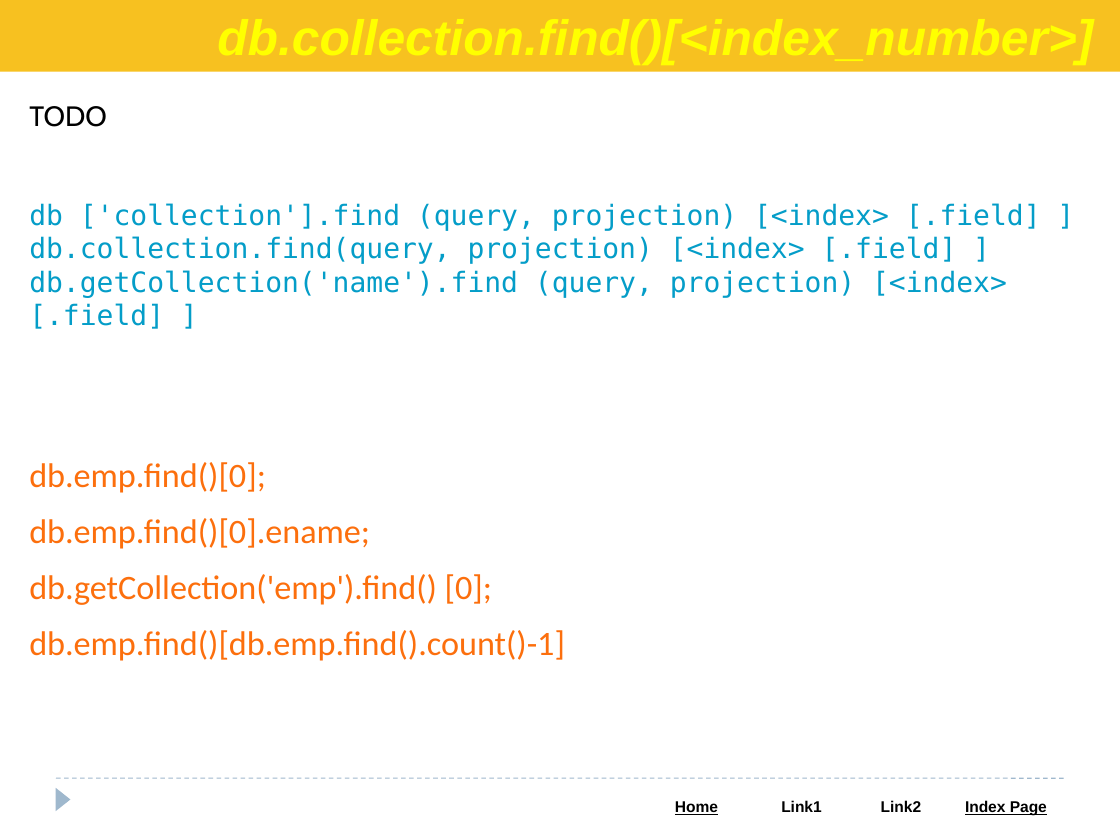
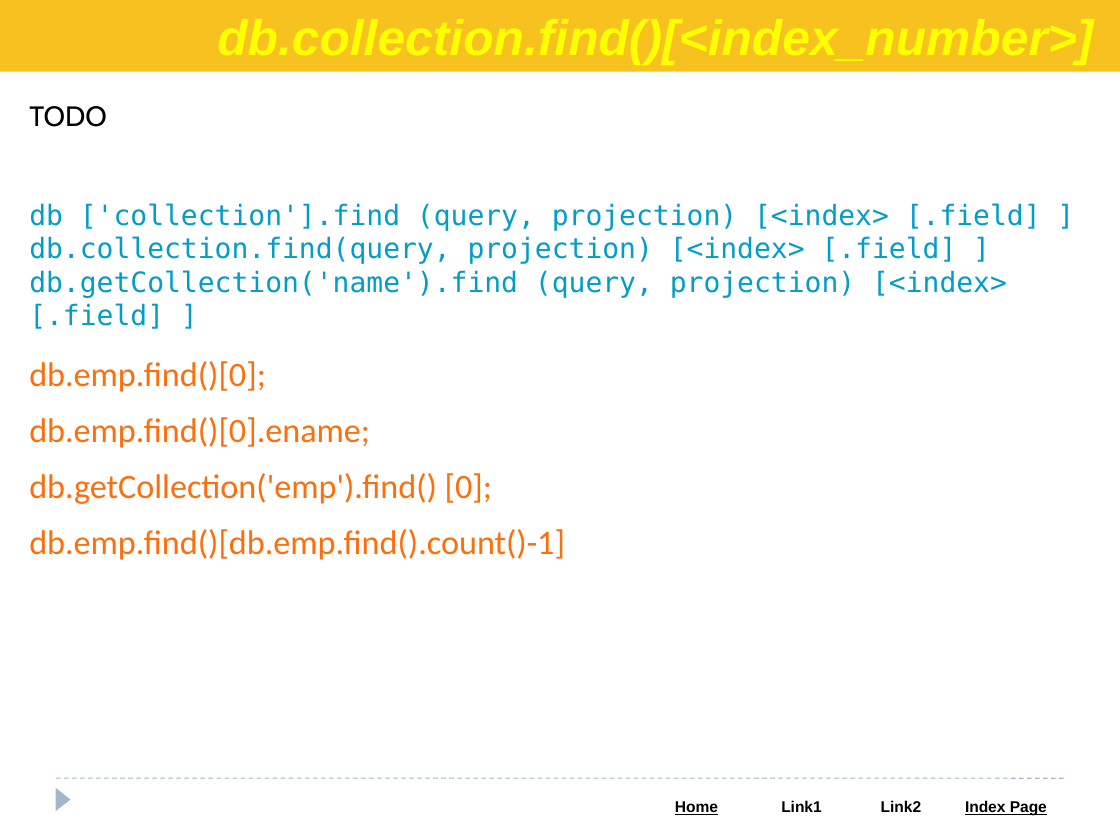
Before and after one commit to Saleel-Bagde/PPT-s, a slide deck: slide 31 of MongoDB PPT.pptx (slide 27 before the commit). Drawn at 1120x840 pixels with LibreOffice and Linux fonts; fonts in the diff are those of the drawing. Boxes give left, top, right and bottom in pixels: in the first picture for what was removed or moved away, otherwise in the second. Text is boxed around its words. In the diff, an @@ line names an element or a change of style, - is before the commit and + after.

```diff
--- a/MongoDB PPT.pptx
+++ b/MongoDB PPT.pptx
@@ text "db.emp.find()[0];": place and size @@
-text "db.emp.find()[0];" at (29,462,565,661)
+text "db.emp.find()[0];" at (29,361,565,560)
```
Also in this commit, not shown: 5 other slides changed, 6 slides added.
